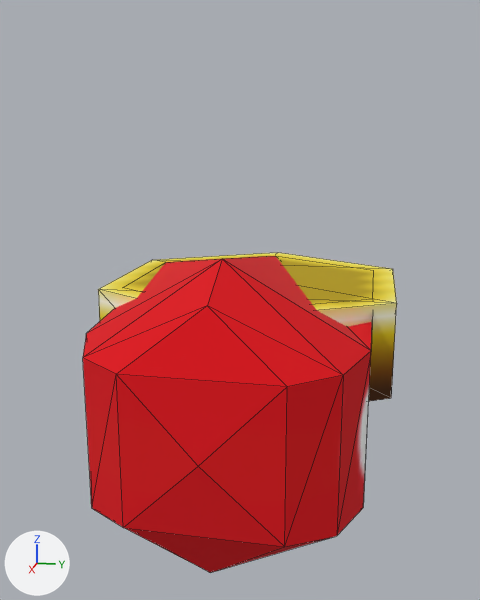
Renders of the glTF model site/public/sm64ds/models/hatena_red_switch.glb from each side of a commit.
Both versions are drawn from a 50 mm camera at (65.3, 11.4, 22.7) aimed at (4.5, -0.8, 7.5). Arrows for +X, +Y and +Z are at lower left; the lights stay in place. The first picture is the older version. Mesh edges are drawn as thin lines. Vertices at exactly the same position are counted once.

In view in the first picture: 'hatena_red_switch'.
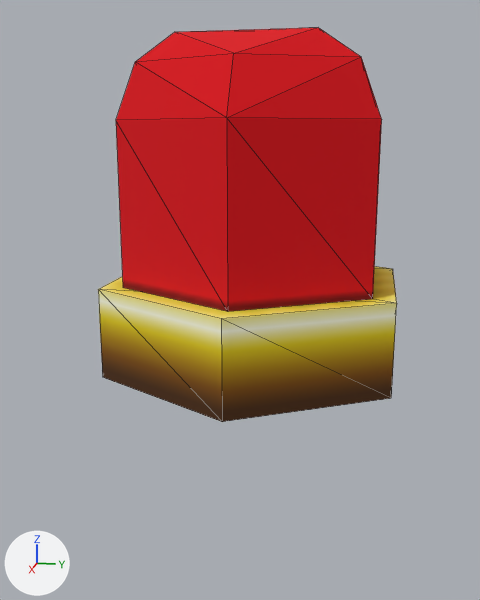
Edits to the bpy script that builds the scene:
```text
Change me_hatena_red_switch:
    used by ob_hatena_red_switch; location = (0.0, 0.0, 0.0)
    remove me_hatena_red_switch.from_pydata(...)  # 35 vertices, 54 faces; spans x -15.8..23.5, y -13.7..13.7, z -13.5..13.5
    add me_hatena_red_switch.from_pydata(...)  # 35 vertices, 54 faces; spans x -15.8..15.8, y -13.7..13.7, z 0.0..32.3
    me_hatena_red_switch part 1: 17 of the vertices in x 15.4..23.5, y -11.7..11.7, z -13.5..13.5 are turned -90 degrees about the y axis through their middle, then moved by (-19.5, 0.0, 28.2)
```

Location of each change, (x1, y1, x2, y2) in pixels of the pictures (480 x 600 px; the box of a moved part takes in the faces that stretch with it):
'hatena_red_switch', reshaped (23% taller)
    before: (83, 253, 397, 573)
    after: (98, 28, 397, 422)
part 1 of me_hatena_red_switch, moved or reshaped
    before: (83, 256, 372, 573)
    after: (116, 28, 382, 311)
